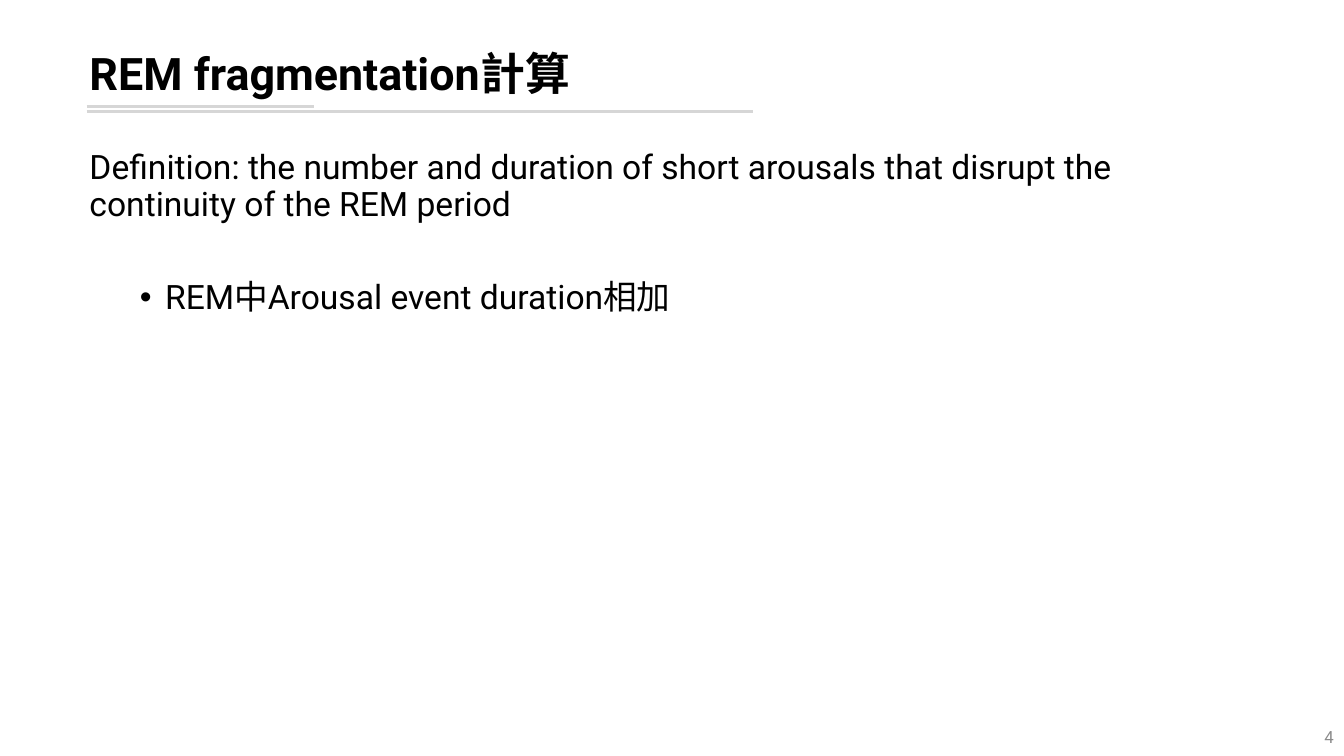
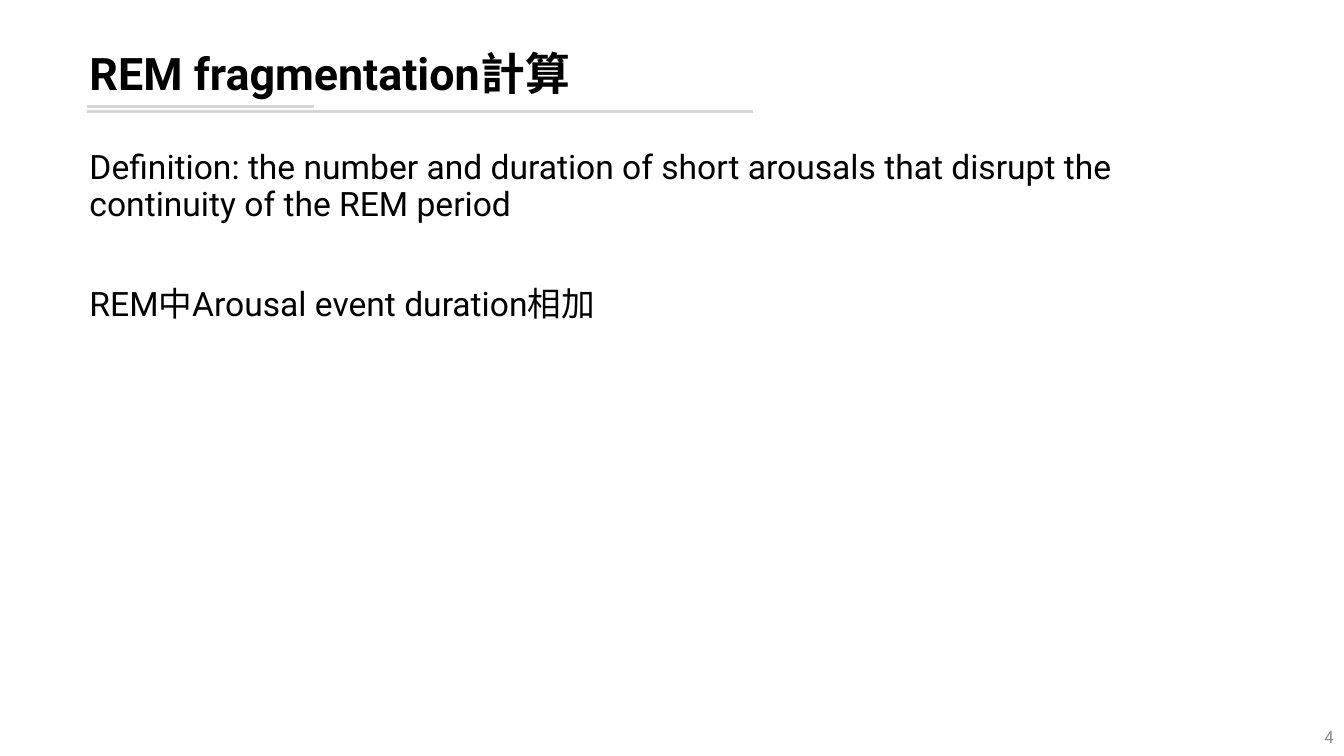
Before and after one commit to leooel97895750/REM_DataMining, a slide deck: slide 4 of 輪班工人暴露噪音下REM片斷化分析.pptx. Drawn at 1344x756 pixels with LibreOffice and Linux fonts; fonts in the diff are those of the drawing. Boxes give left, top, right and bottom in pixels: in the first picture for what was removed or moved away, otherwise in the second. Text is boxed around its words. In the diff, an @@ line names an element or a change of style, - is before the commit and + after.

```diff
--- a/輪班工人暴露噪音下REM片斷化分析.pptx
+++ b/輪班工人暴露噪音下REM片斷化分析.pptx
@@ text at (89, 287, 595, 319): bullet • to none; list level 2 to 1 in "REM中Arousal event duration相加" @@
```
Also in this commit, not shown: 5 other slides changed, 30 slides added, 3 other files.
